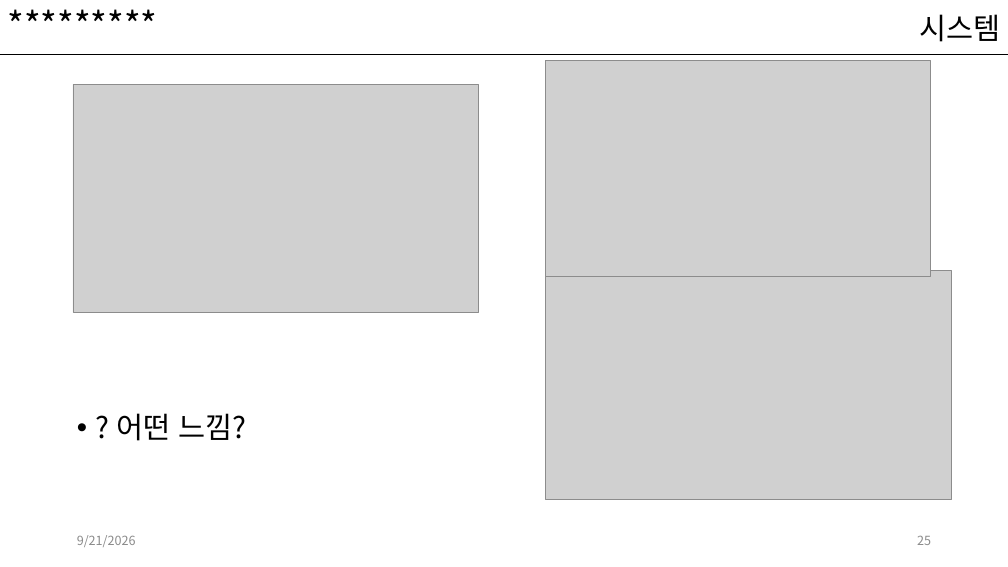
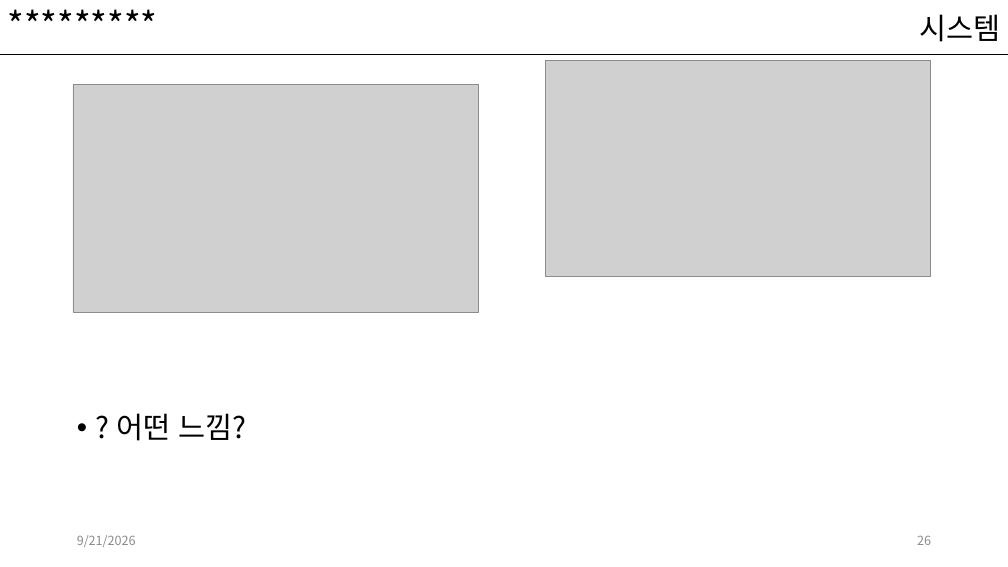
Before and after one commit to kwakyerin/2026_Graduation_Project, a slide deck: slide 26 of documents/HyunahKwon/design/designing/배트와 달트_기획서.pptx (slide 25 before the commit). Drawn at 1008x567 pixels with LibreOffice and Linux fonts; fonts in the diff are those of the drawing; grey boxes stand for pictures. Boxes give left, top, right and bottom in pixels: in the first picture for what was removed or moved away, otherwise in the second. Text is boxed around its words. In the diff, an @@ line names an element or a change of style, - is before the commit and + after.

```diff
--- a/documents/HyunahKwon/design/designing/배트와 달트_기획서.pptx
+++ b/documents/HyunahKwon/design/designing/배트와 달트_기획서.pptx
@@ picture removed at <box>546,271,952,499</box> @@
@@ page number at <box>917,536,931,545</box>: text changed @@
-25
+26
```
Also in this commit, not shown: 1 other slide changed, 3 slides added, 1 slide removed, 1 other file.
